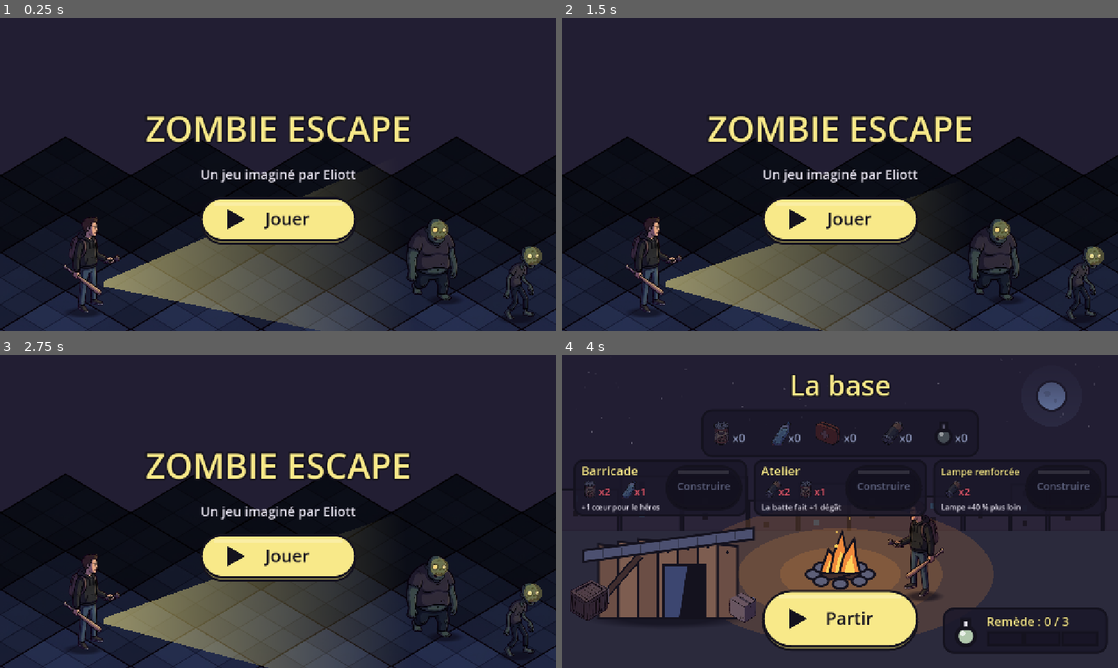
Above: before the commit, frames 1-4 (two rows, left to right).
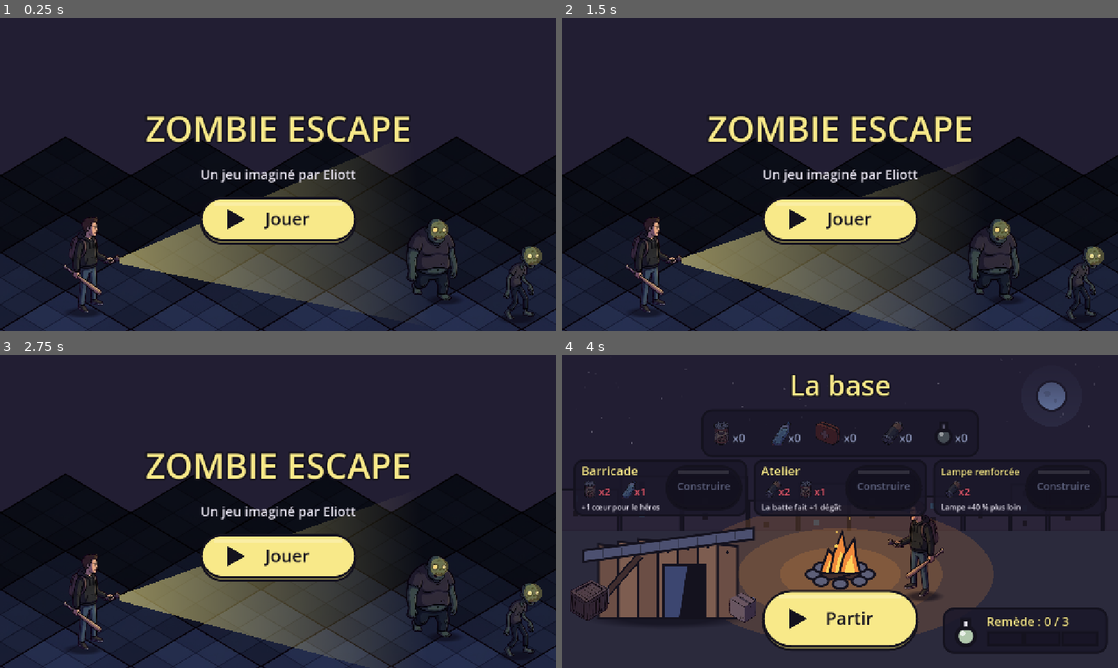
Above: after the commit, the same moments.

Repository: Krocky/zombie-escape
Game: Godot game, scene res://scenes/titre.tscn
Two runs of this game, one before a commit and one after it. Both use one fixed random seed, a clock stepped at 60 frames per second and the inputs below.
Inputs (mouse positions are in pixels of both pictures, inside the frame that each line leads up to):
- Up to frame 1 (0.25 s): no input
- Up to frame 2 (1.5 s): move the mouse to (962, 158) at 0.52 s; click (962, 158) at 0.67 s; drag from (728, 190) to (812, 237) at 1.27 s
- Up to frame 3 (2.75 s): move the mouse to (333, 442) at 2.02 s; click (333, 442) at 2.17 s
- Up to frame 4 (4 s): drag from (812, 574) to (673, 464) at 2.77 s; move the mouse to (1006, 558) at 3.52 s; click (1006, 558) at 3.67 s

The runs differ from the first frame. In frame 1, 4.8% of the frame differs, in the area x 18-65%, y 44-100%; in frame 2, 4.3%; in frame 3, 4.4%; in frame 4, nothing differs.

Commit message:
Musique de fond en boucle et faisceau de l'écran titre qui part de la lampe
Co-Authored-By: Claude Opus 5.5 <noreply@anthropic.com>
Claude-Session: https://claude.ai/code/session_01DakVd945BnEYXGmapVAU1y

Diff:
--- a/data/reglages.gd
+++ b/data/reglages.gd
@@ -81,3 +81,4 @@
 
 # --- Sons ---
 const SONS_VOLUME := -6.0                 # volume en décibels : -6 = moins fort, +6 = plus fort
+const MUSIQUE_VOLUME := -14.0             # volume de la musique de fond (plus bas que les bruitages)
--- a/project.godot
+++ b/project.godot
@@ -16,6 +16,7 @@
 Iso="*res://scripts/iso.gd"
 Ecran="*res://scripts/ecran.gd"
 Partie="*res://scripts/partie.gd"
+Musique="*res://scripts/musique.gd"
 
 [display]
 
--- a/scripts/decor_ecran.gd
+++ b/scripts/decor_ecran.gd
@@ -24,7 +24,7 @@
 		# La lampe est tombée par terre : son faisceau rase le sol
 		_faisceau(ci, pieds + Vector2(70, -12) * e, Vector2.from_angle(0.04), taille.x * 0.45, e)
 	else:
-		_faisceau(ci, pieds + Vector2(46, -66) * e, Vector2.from_angle(-0.12 + 0.1 * sin(temps * 0.8)), taille.x * 0.55, e)
+		_faisceau(ci, _lampe(pieds, e), Vector2.from_angle(-0.12 + 0.1 * sin(temps * 0.8)), taille.x * 0.55, e)
 	if scene != Scene.VICTOIRE:
 		_zombie(ci, "gros_face_2", autres[0] * taille, e * 0.95, temps)
 		_zombie(ci, "maigre_profil_2", autres[1] * taille, e * 0.95, temps + 1.7)
@@ -52,6 +52,14 @@
 			var haut := Vector2(i * largeur + decalage, y)
 			Images.dessiner(ci, "dalle", Rect2(haut - Vector2(largeur / 2.0, 0), r.size * k), false,
 				Color(clarte, clarte * 1.02, clarte * 1.3))
+
+
+## Position de la lampe dans la main du héros debout : ancre la plus à droite de l'image (comme dans le jeu).
+static func _lampe(pieds: Vector2, e: float) -> Vector2:
+	if not Images.existe("profil_1"):
+		return pieds + Vector2(80, -120) * e
+	var a := Images.ancres("profil_1")
+	return pieds + (a[2] - a[3]) * e * 0.9
 
 
 ## Cône de lumière jaune qui part de la lampe, en dégradé.
--- /dev/null
+++ b/scripts/musique.gd
@@ -0,0 +1,16 @@
+extends Node
+## Musique de fond (« Zombie Escape Groove », fournie par le père) : jouée en boucle, sans
+## coupure d'un écran à l'autre (autoload, il ne change jamais de scène).
+
+
+func _ready() -> void:
+	process_mode = Node.PROCESS_MODE_ALWAYS
+	var son := load("res://sons/musique.mp3") as AudioStreamMP3
+	if son == null:
+		return
+	son.loop = true
+	var lecteur := AudioStreamPlayer.new()
+	lecteur.stream = son
+	lecteur.volume_db = Reglages.MUSIQUE_VOLUME
+	add_child(lecteur)
+	lecteur.play()
Not shown, added: scripts/musique.gd.uid
Not shown, added: sons/musique.mp3.import
Not shown, changed: CLAUDE.md
Not shown, added: sons/musique.mp3
